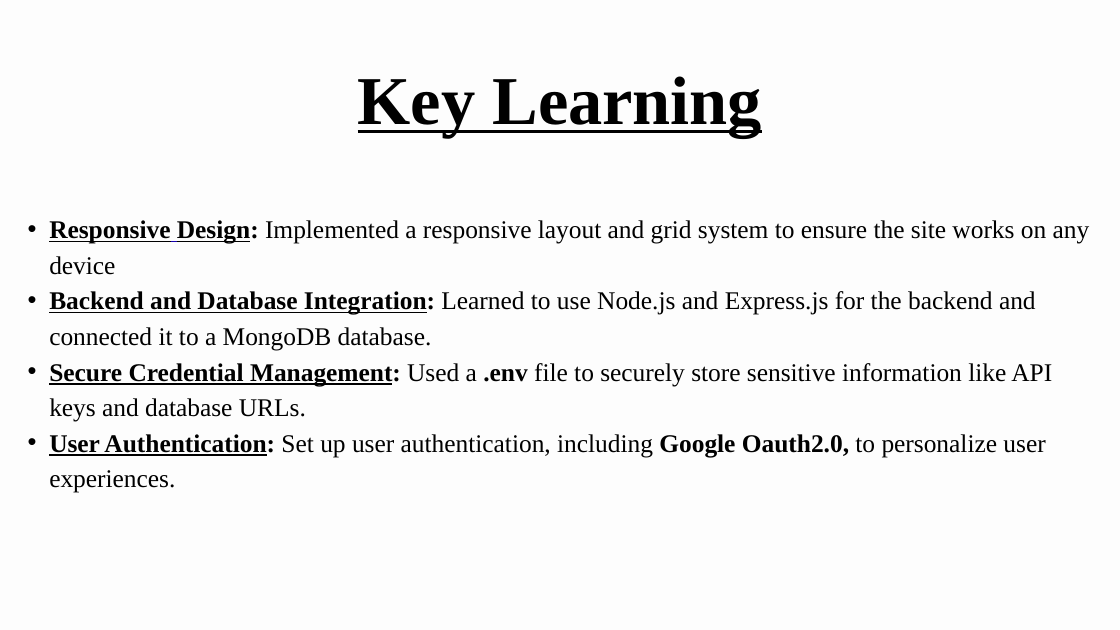
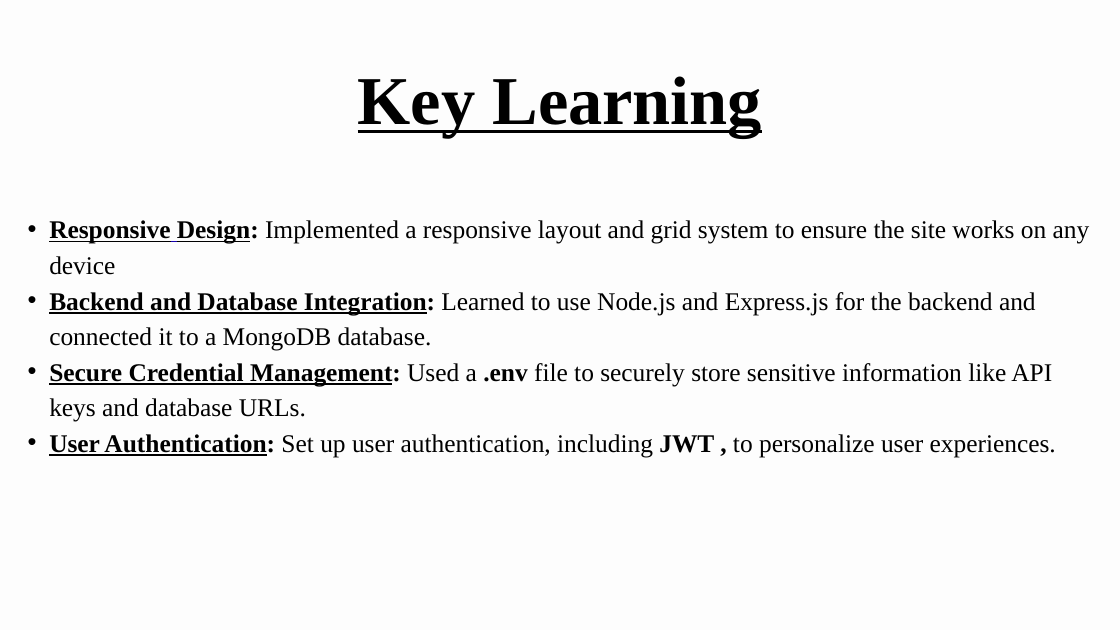
Before and after one commit to chandusoni1/Inklink, a slide deck: slide 6 of inklink ppt.pptx (slide 5 before the commit). Drawn at 1120x630 pixels with LibreOffice and Linux fonts; fonts in the diff are those of the drawing. Boxes give left, top, right and bottom in pixels: in the first picture for what was removed or moved away, otherwise in the second. Text is boxed around its words. In the diff, an @@ line names an element or a change of style, - is before the commit and + after.

```diff
--- a/inklink ppt.pptx
+++ b/inklink ppt.pptx
@@ text at [49, 434, 1056, 458]: text changed @@
-  • User Authentication: Set up user authentication, including Google Oauth2.0, to personalize user experiences.
+  • User Authentication: Set up user authentication, including JWT , to personalize user experiences.
```
Also in this commit, not shown: 5 other slides changed, 1 slide added, 2 other files.
